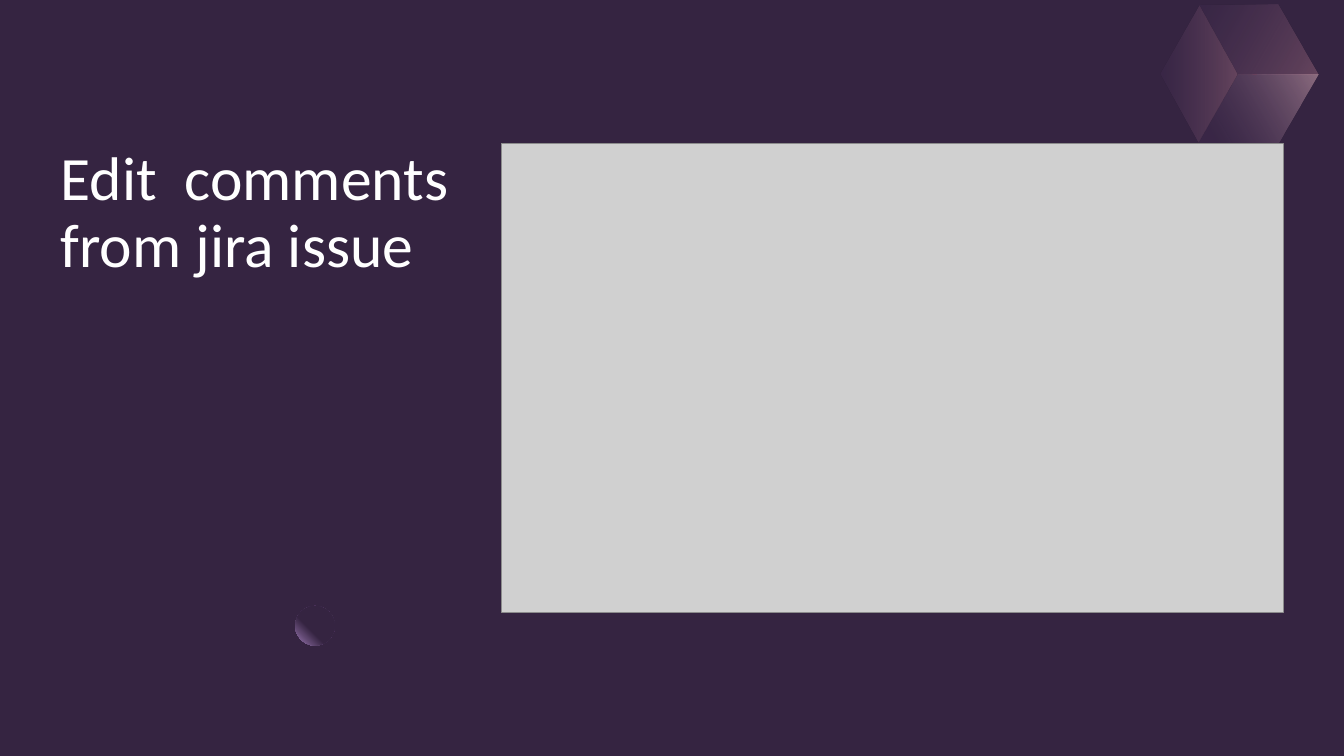
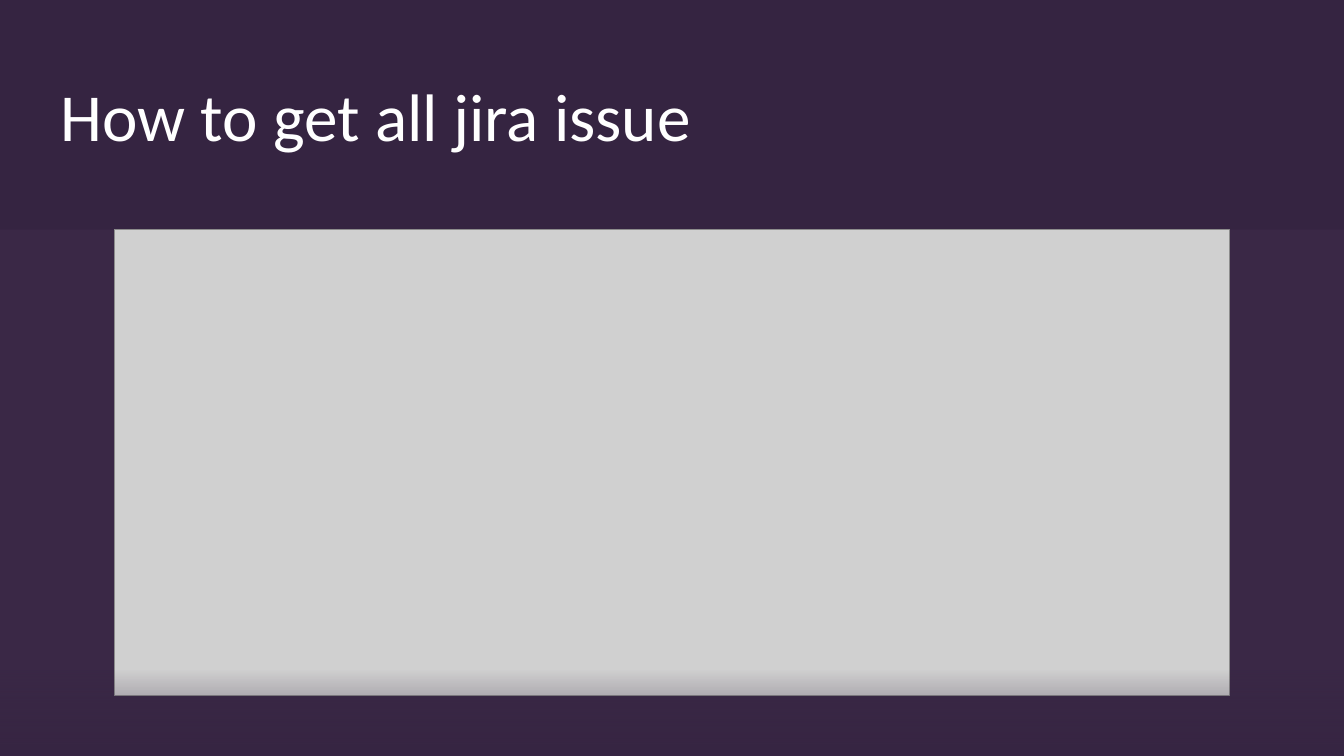
Before and after one commit to ronidas39/jira_automation, a slide deck: slide 3 of jira_tutorial_7.pptx. Drawn at 1344x756 pixels with LibreOffice and Linux fonts; fonts in the diff are those of the drawing; grey boxes stand for pictures. Boxes give left, top, right and bottom in pixels: in the first picture for what was removed or moved away, otherwise in the second. Text is boxed around its words. In the diff, an @@ line names an element or a change of style, - is before the commit and + after.

```diff
--- a/jira_tutorial_7.pptx
+++ b/jira_tutorial_7.pptx
@@ freeform shape removed at (1140,6,1258,143) @@
@@ freeform shape removed at (1180,0,1339,110) @@
@@ freeform shape removed at (1199,40,1319,178) @@
@@ title added at (61,94,691,153), 48 pt, text #FFFFFF @@
+How to get all jira issue
@@ picture removed at (502,143,1284,612) @@
@@ title removed at (61,157,448,278) @@
-Edit comments from jira issue
@@ rectangle added at (0,230,1344,756), fill #9E7BB6 at 5% opacity @@
@@ picture added at (114,230,1230,696) @@
@@ ellipse removed at (295,606,335,645) @@
@@ rectangle added at (0,636,1344,756), fill gradient #352441 @@
```
Also in this commit, not shown: 2 other slides changed, 4 other files.
